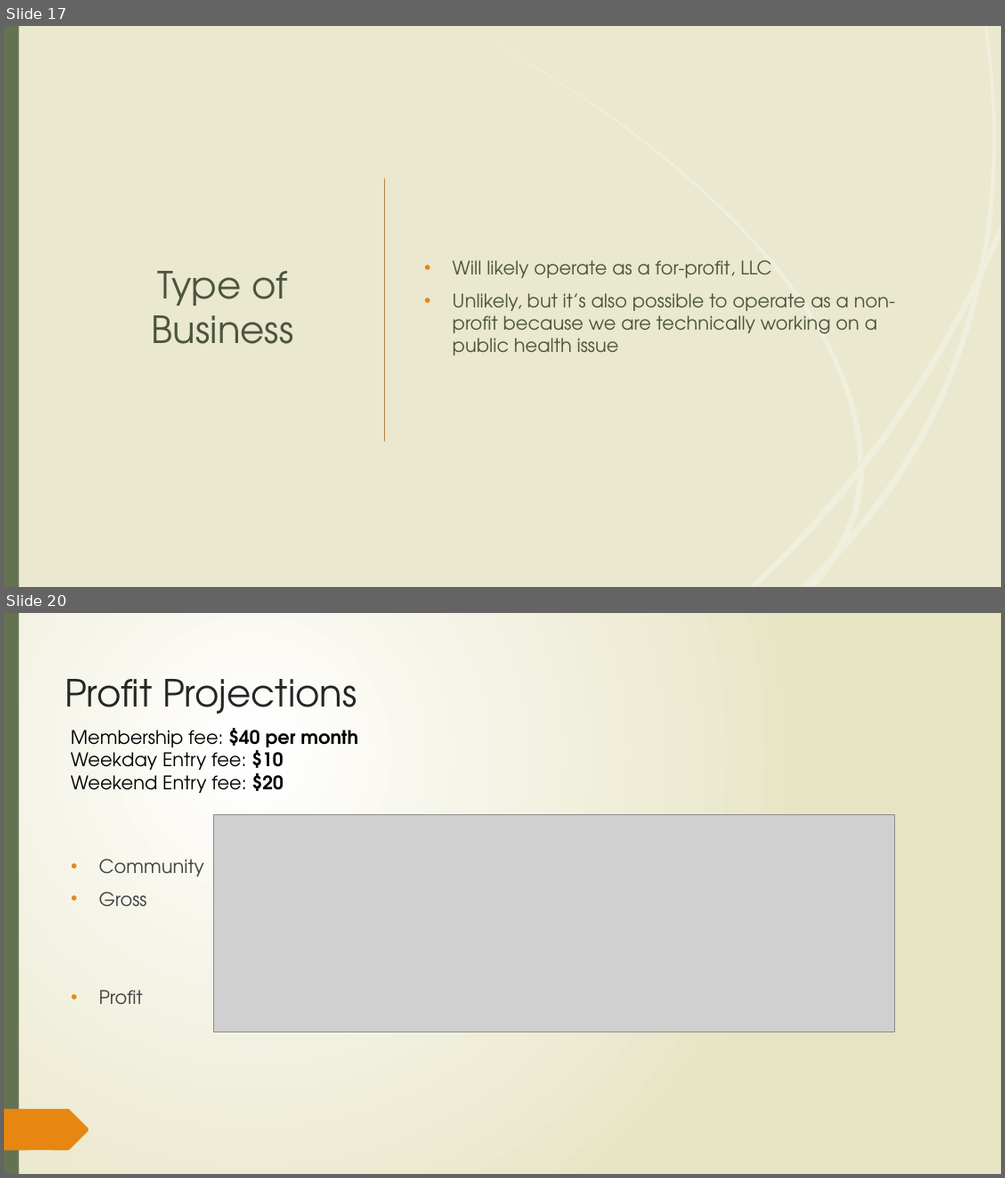
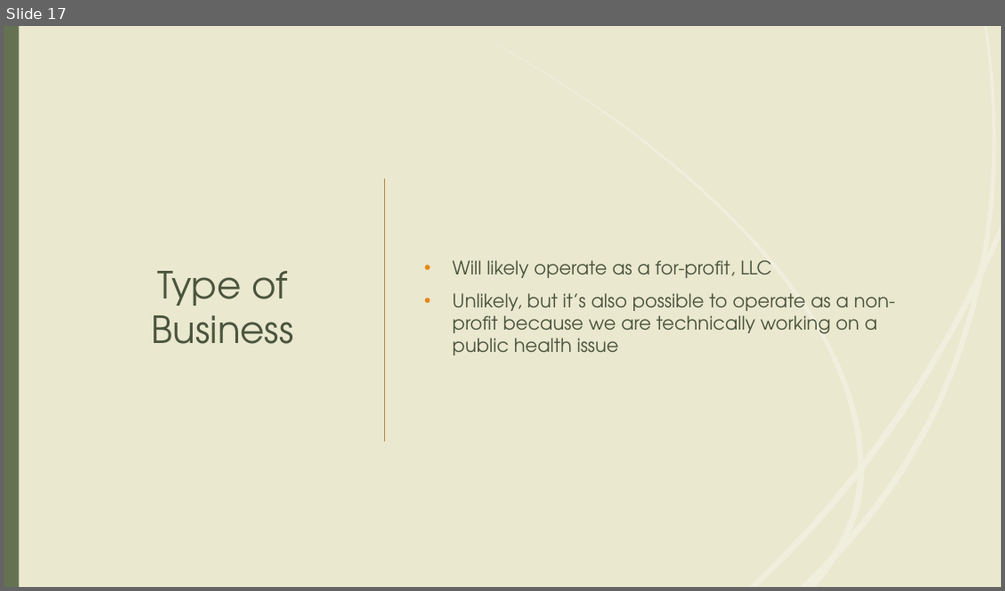
Before and after one commit to tieje/dogen, a slide deck: Presentation/SocialHub_FrancisT_06_23_2020.pptx. Shown one above the other, each under a label of ours: slides 17 and 20 before the commit, slide 17 after it; the slides between them are not shown. The pictures are 1005x1178 and 1005x591 pixels, drawn with LibreOffice and Linux fonts; fonts in the diff are those of the drawing; grey boxes stand for pictures. Boxes give left, top, right and bottom in pixels: in the first picture for what was removed or moved away, otherwise in the second. Text is boxed around its words. In the diff, an @@ line names an element or a change of style, - is before the commit and + after.

```diff
--- a/Presentation/SocialHub_FrancisT_06_23_2020.pptx
+++ b/Presentation/SocialHub_FrancisT_06_23_2020.pptx
@@ slide 20 removed at <box>4,613,1001,1174</box>, background gradient #FFFFFF to #E8E6C4; not listed: 11 template elements that a slide beside it also shows @@
@@ rectangle removed at <box>4,613,1001,1174</box> @@
@@ rectangle removed at <box>4,613,19,1174</box> @@
@@ title removed at <box>65,679,357,714</box> @@
-Profit Projections
@@ text removed at <box>71,728,358,793</box> @@
-Membership fee: $40 per month
-Weekday Entry fee: $10
-Weekend Entry fee: $20
@@ picture removed at <box>213,815,894,1032</box> @@
@@ text removed at <box>99,859,204,1004</box> @@
-• Community
-• Gross
-• Profit
@@ group removed at <box>12,728,237,1147</box>: 5 freeform shapes @@
@@ group removed at <box>42,718,198,1153</box>: 7 freeform shapes @@
@@ freeform shape removed at <box>4,1109,89,1150</box> @@
```
Also in this commit, not shown: 1 slide changed, 2 other slides removed, 1 other file.
